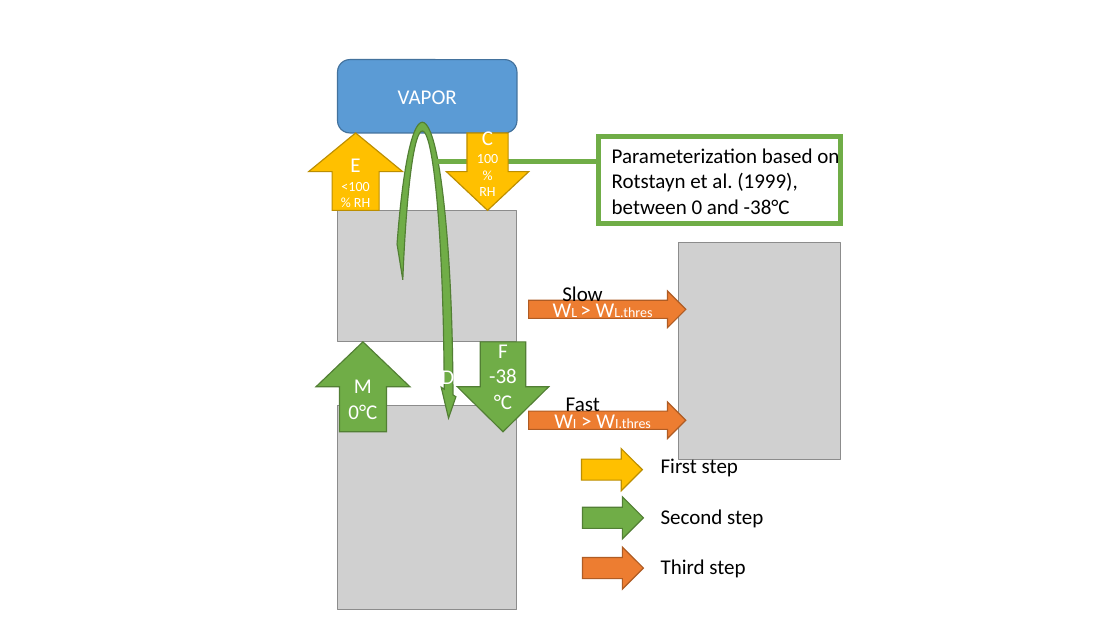
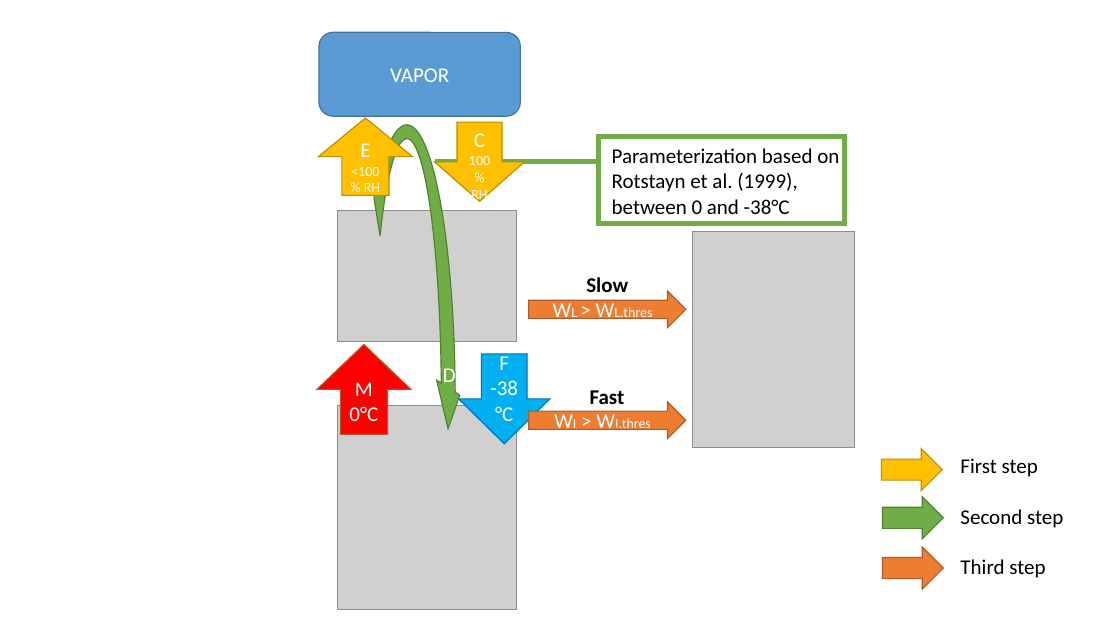
Before and after one commit to meteoNL/CloudParcelModel_SOACproject, a slide deck: slide 1 of model_representation.pptx. Drawn at 1120x630 pixels with LibreOffice and Linux fonts; fonts in the diff are those of the drawing; grey boxes stand for pictures. Boxes give left, top, right and bottom in pixels: in the first picture for what was removed or moved away, otherwise in the second. Text is boxed around its words. In the diff, an @@ line names an element or a change of style, - is before the commit and + after.

```diff
--- a/model_representation.pptx
+++ b/model_representation.pptx
@@ rounded rectangle "VAPOR": place and size @@
-rounded rectangle "VAPOR" at box(338, 60, 518, 133)
+rounded rectangle "VAPOR" at box(319, 33, 521, 117)
@@ up arrow "E": place and size @@
-up arrow "E" at box(308, 133, 402, 210)
+up arrow "E" at box(318, 118, 413, 195)
@@ circular arrow: place and size @@
-circular arrow at box(387, 118, 457, 630)
+circular arrow at box(352, 118, 463, 630)
@@ down arrow "C": place and size @@
-down arrow "C" at box(446, 133, 528, 210)
+down arrow "C" at box(434, 122, 524, 201)
@@ rectangle: place and size @@
-rectangle at box(599, 136, 841, 223)
+rectangle at box(599, 136, 845, 223)
@@ picture: place and size @@
-picture at box(678, 243, 840, 460)
+picture at box(692, 231, 854, 448)
@@ text "Slow": place and size @@
-text "Slow" at box(562, 284, 602, 308)
+text "Slow" at box(586, 277, 628, 292)
@@ text "Slow" at box(586, 277, 628, 292): bold on @@
@@ up arrow "M" at box(317, 344, 411, 434): fill #70AD47 to #FF0000; outline #538035 1 pt to #AF5C24 1 pt @@
@@ down arrow "F": place and size @@
-down arrow "F" at box(457, 342, 549, 432)
+down arrow "F" at box(459, 354, 550, 444)
@@ down arrow "F" at box(459, 354, 550, 444): fill #70AD47 to #00B0F0; outline #538035 1 pt to #0070C0 1 pt @@
@@ text "Fast": place and size @@
-text "Fast" at box(566, 394, 600, 418)
+text "Fast" at box(590, 390, 625, 404)
@@ text "Fast" at box(590, 390, 625, 404): bold on @@
@@ 3 right arrows, 1 text: place and size @@
-3 right arrows, 1 text at box(581, 449, 763, 589)
+3 right arrows, 1 text at box(881, 449, 1063, 589)
```
Also in this commit, not shown: 1 other slide changed.
